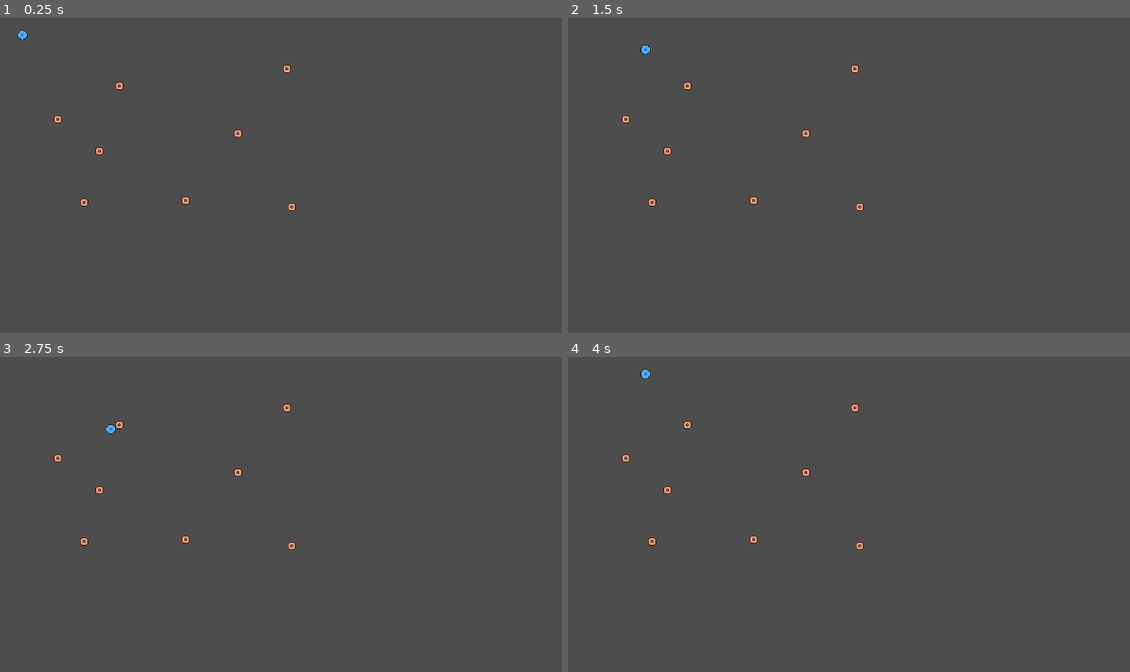
Above: before the commit, frames 1-4 (two rows, left to right).
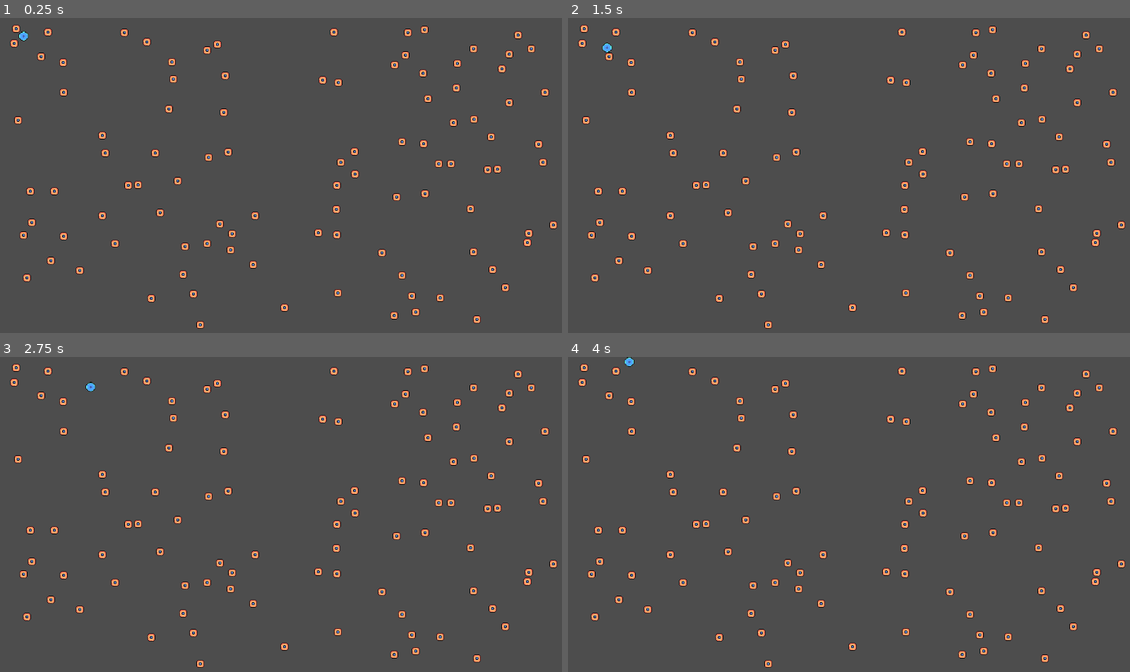
Above: after the commit, the same moments.

Repository: shrimp-dev/AI-game-godot
Game: Godot game, scene res://main_map.tscn
The game is run twice, just before and just after one commit, with the same random seed, the same clock (stepped at 60 frames per second) and the same inputs.
Inputs:
- Up to frame 1 (0.25 s): no input
- Up to frame 2 (1.5 s): tap Enter at 0.5 s; hold Right (ui_right) 0.53-1.28 s; hold Down (ui_down) from 1.28 s (still down)
- Up to frame 3 (2.75 s): release Down (ui_down) at 2.03 s; hold Right (ui_right) from 2.03 s (still down)
- Up to frame 4 (4 s): release Right (ui_right) at 2.78 s; hold Up (ui_up) 2.78-3.53 s; hold Left (ui_left) from 3.53 s (still down)

The runs differ from the first frame. In frame 1, 3.5% of the frame differs, in the area x 1-100%, y 2-99%; in frame 2, 3.6%; in frame 3, 3.6%; in frame 4, 3.6%.

Commit message:
spawn multi cells in random positions

Diff:
--- a/cell_body.tscn
+++ b/cell_body.tscn
@@ -1,8 +1,11 @@
-[gd_scene load_steps=3 format=3 uid="uid://de2nblxnpyued"]
+[gd_scene load_steps=4 format=3 uid="uid://de2nblxnpyued"]
 
 [ext_resource type="Texture2D" uid="uid://4qp2ljqrd7x3" path="res://assets/Cell.png" id="1_6cu1y"]
 
 [sub_resource type="RectangleShape2D" id="RectangleShape2D_82so8"]
+size = Vector2(16, 16)
+
+[sub_resource type="RectangleShape2D" id="RectangleShape2D_6gjau"]
 size = Vector2(16, 16)
 
 [node name="CellBody" type="CharacterBody2D"]
@@ -14,3 +17,9 @@
 [node name="Cell" type="Sprite2D" parent="."]
 position = Vector2(0, -1)
 texture = ExtResource("1_6cu1y")
+
+[node name="Area2D" type="Area2D" parent="."]
+
+[node name="CollisionShape2D" type="CollisionShape2D" parent="Area2D"]
+position = Vector2(0, -1)
+shape = SubResource("RectangleShape2D_6gjau")
--- /dev/null
+++ b/main_map.gd
@@ -0,0 +1,26 @@
+extends Node2D
+var cell = preload("res://cell_body.tscn")
+var spawnLocs = Array()
+var minDist = 18
+# Called when the node enters the scene tree for the first time.
+func _ready():
+	for i in 100:
+		var new_cell = cell.instantiate()
+		new_cell.global_position = getNextSpawnLoc()
+		add_child(new_cell)
+
+func getNextSpawnLoc():
+	while true:
+		var newLoc = Vector2(randi_range(20,get_viewport().get_visible_rect().size[0]-20),randi_range(20,get_viewport().get_visible_rect().size[1]-20))
+		var tooClose = false
+		for loc in spawnLocs:
+			if newLoc.distance_to(loc) < minDist:
+				tooClose = true;
+				break;
+		if !tooClose:
+			spawnLocs.append(newLoc)
+			return newLoc
+
+# Called every frame. 'delta' is the elapsed time since the previous frame.
+func _process(delta):
+	pass
--- a/main_map.tscn
+++ b/main_map.tscn
@@ -1,7 +1,7 @@
 [gd_scene load_steps=7 format=3 uid="uid://b67vfembtft5f"]
 
 [ext_resource type="PackedScene" uid="uid://bgaykyupmieqr" path="res://macrofago.tscn" id="1_dd6gn"]
-[ext_resource type="PackedScene" uid="uid://de2nblxnpyued" path="res://cell_body.tscn" id="2_b0kn4"]
+[ext_resource type="Script" path="res://main_map.gd" id="1_gu3k2"]
 
 [sub_resource type="RectangleShape2D" id="RectangleShape2D_s4wh1"]
 size = Vector2(20, 782)
@@ -16,33 +16,10 @@
 size = Vector2(1393, 20)
 
 [node name="Map" type="Node2D"]
+script = ExtResource("1_gu3k2")
 
 [node name="Macrofago" parent="." instance=ExtResource("1_dd6gn")]
 position = Vector2(46, 35)
-
-[node name="CellBody" parent="." instance=ExtResource("2_b0kn4")]
-position = Vector2(118, 208)
-
-[node name="CellBody2" parent="." instance=ExtResource("2_b0kn4")]
-position = Vector2(203, 273)
-
-[node name="CellBody3" parent="." instance=ExtResource("2_b0kn4")]
-position = Vector2(244, 140)
-
-[node name="CellBody4" parent="." instance=ExtResource("2_b0kn4")]
-position = Vector2(172, 378)
-
-[node name="CellBody5" parent="." instance=ExtResource("2_b0kn4")]
-position = Vector2(379, 374)
-
-[node name="CellBody6" parent="." instance=ExtResource("2_b0kn4")]
-position = Vector2(486, 237)
-
-[node name="CellBody7" parent="." instance=ExtResource("2_b0kn4")]
-position = Vector2(596, 387)
-
-[node name="CellBody8" parent="." instance=ExtResource("2_b0kn4")]
-position = Vector2(586, 105)
 
 [node name="Wall" type="StaticBody2D" parent="."]
 
